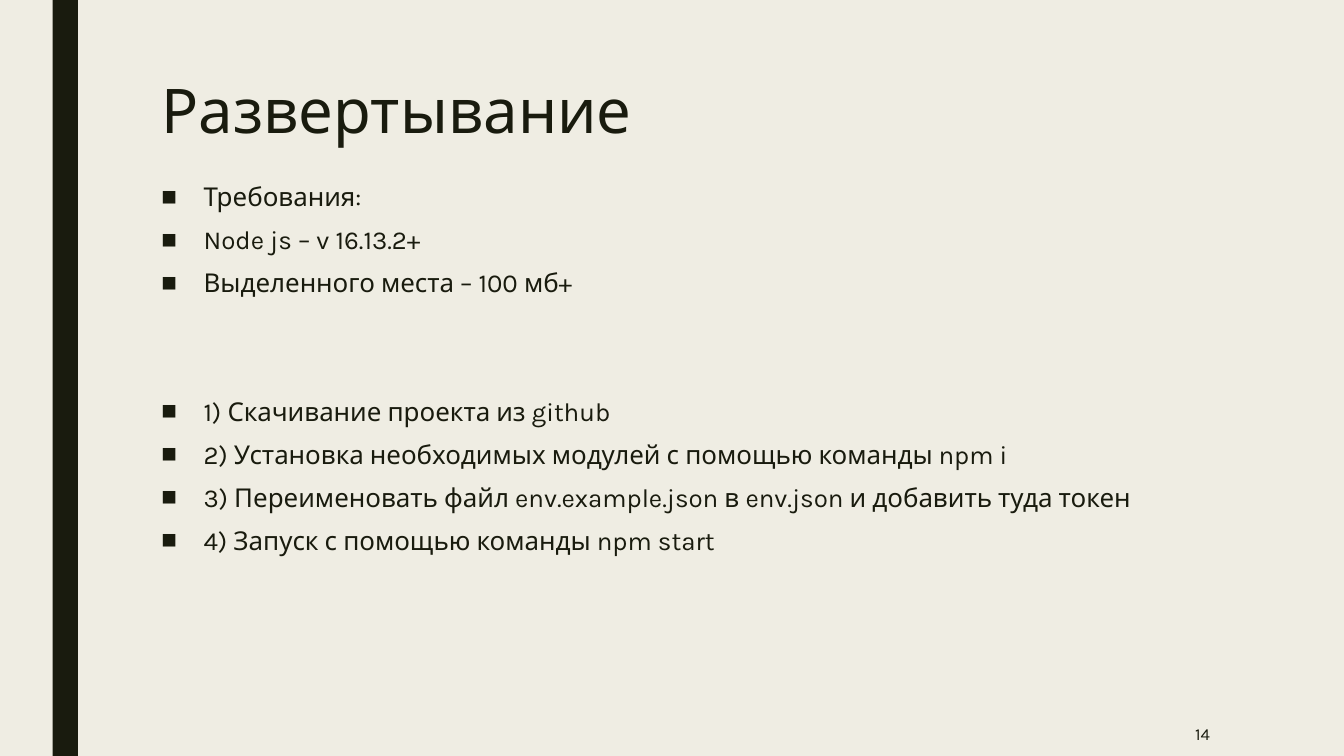
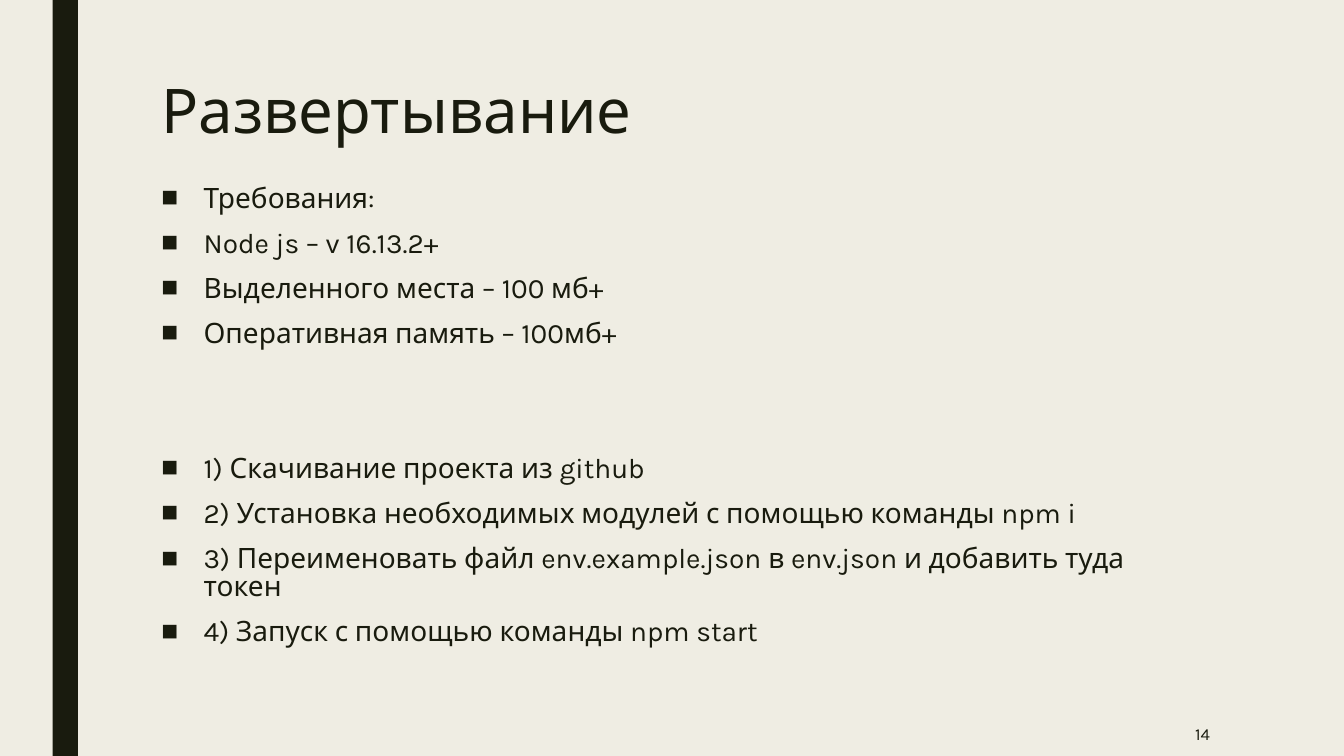
Before and after one commit to manInit/tg-info-abitur-bot, a slide deck: slide 14 of Чат-бот абитуриента.pptx. Drawn at 1344x756 pixels with LibreOffice and Linux fonts; fonts in the diff are those of the drawing. Boxes give left, top, right and bottom in pixels: in the first picture for what was removed or moved away, otherwise in the second. Text is boxed around its words. In the diff, an @@ line names an element or a change of style, - is before the commit and + after.

```diff
--- a/Чат-бот абитуриента.pptx
+++ b/Чат-бот абитуриента.pptx
@@ text at (x1=204, y1=186, x2=1124, y2=648): size 18.5 to 20 pt @@
@@ text at (x1=204, y1=322, x2=495, y2=350): paragraph added @@
+■ Оперативная память – 100мб+
```
Also in this commit, not shown: 3 other slides changed, 1 slide added.
